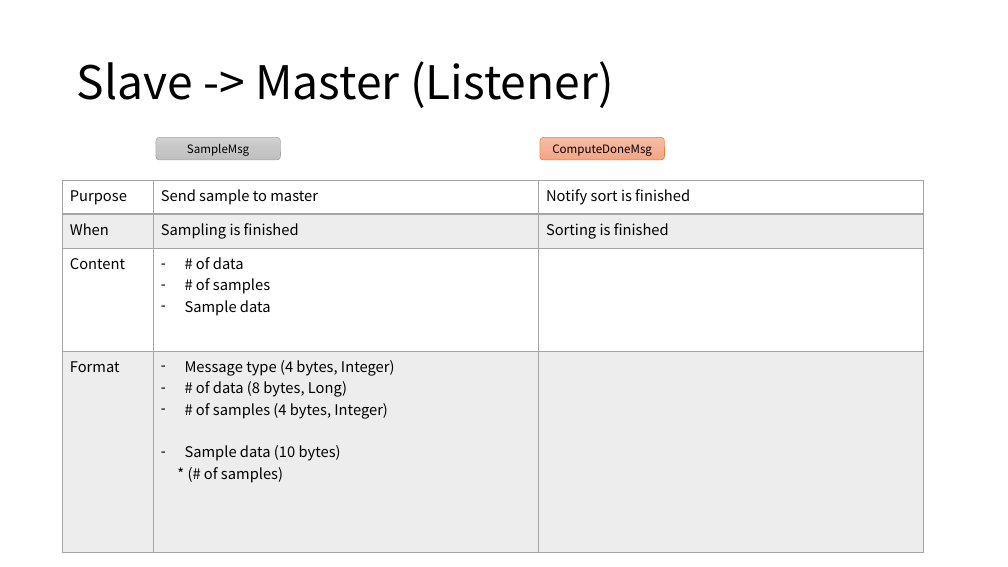
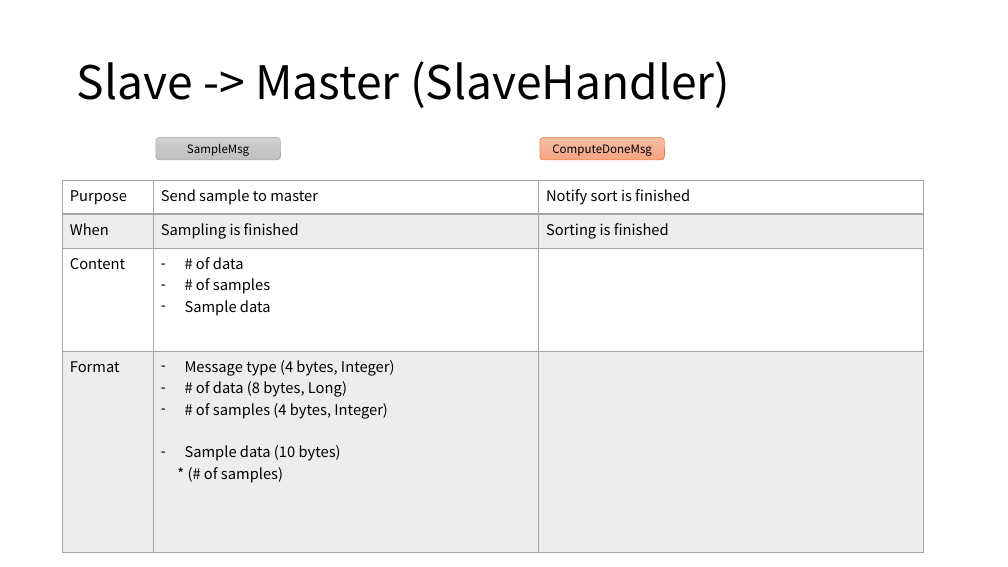
Before and after one commit to Eyebrowmoon/CS490, a slide deck: slide 4 of project.pptx. Drawn at 1008x567 pixels with LibreOffice and Linux fonts; fonts in the diff are those of the drawing. Boxes give left, top, right and bottom in pixels: in the first picture for what was removed or moved away, otherwise in the second. Text is boxed around its words. In the diff, an @@ line names an element or a change of style, - is before the commit and + after.

```diff
--- a/project.pptx
+++ b/project.pptx
@@ title at <box>77,61,730,108</box>: text changed @@
-Slave -> Master (Listener)
+Slave -> Master (SlaveHandler)
```
Also in this commit, not shown: 4 other slides changed, 1 slide added, 2 slides removed.
